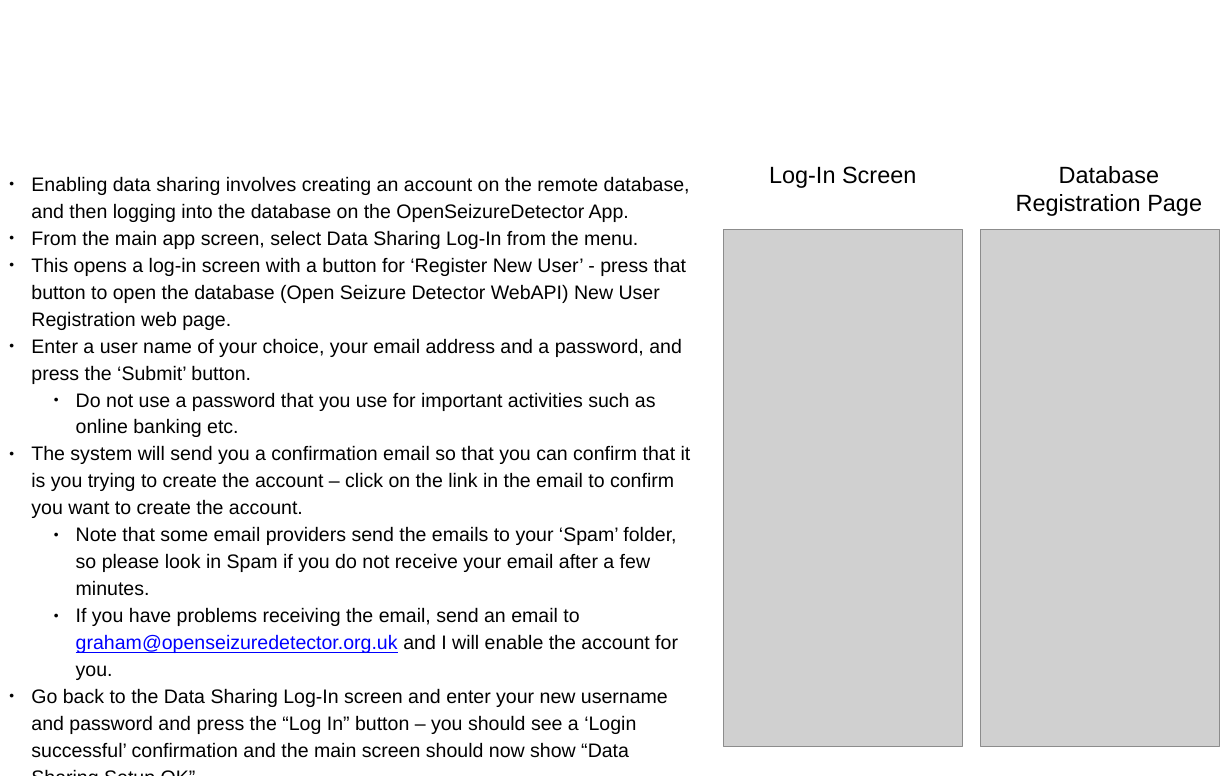
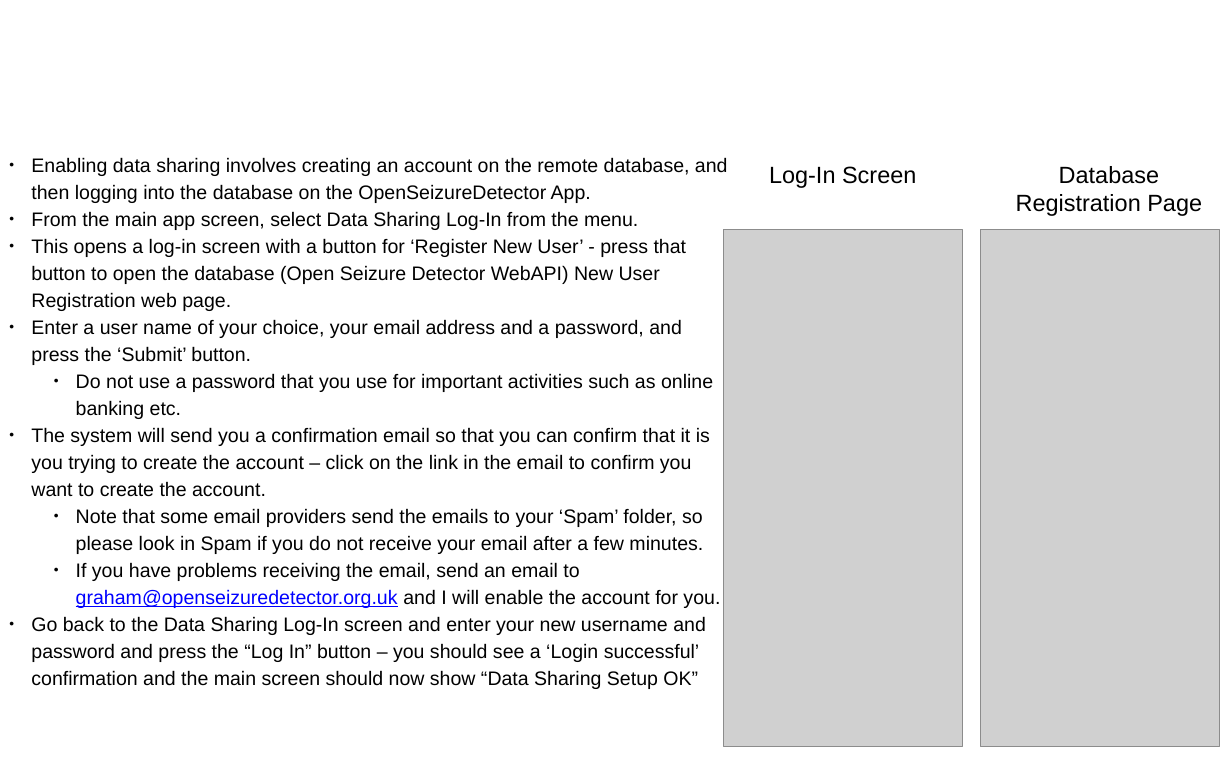
Before and after one commit to OpenSeizureDetector/Android_Pebble_SD, a slide deck: slide 29 of doc/Installation_Instructions_1C.pptx (slide 27 before the commit). Drawn at 1232x776 pixels with LibreOffice and Linux fonts; fonts in the diff are those of the drawing; grey boxes stand for pictures; background and template pictures are left out. Boxes give left, top, right and bottom in pixels: in the first picture for what was removed or moved away, otherwise in the second. Text is boxed around its words. In the diff, an @@ line names an element or a change of style, - is before the commit and + after.

```diff
--- a/doc/Installation_Instructions_1C.pptx
+++ b/doc/Installation_Instructions_1C.pptx
@@ text "Enabling data sharing involves creating ..." rewrapped from (x1=31, y1=176, x2=691, y2=758) to (x1=31, y1=157, x2=728, y2=689) @@
```
Also in this commit, not shown: 14 other slides changed, 2 slides added.
